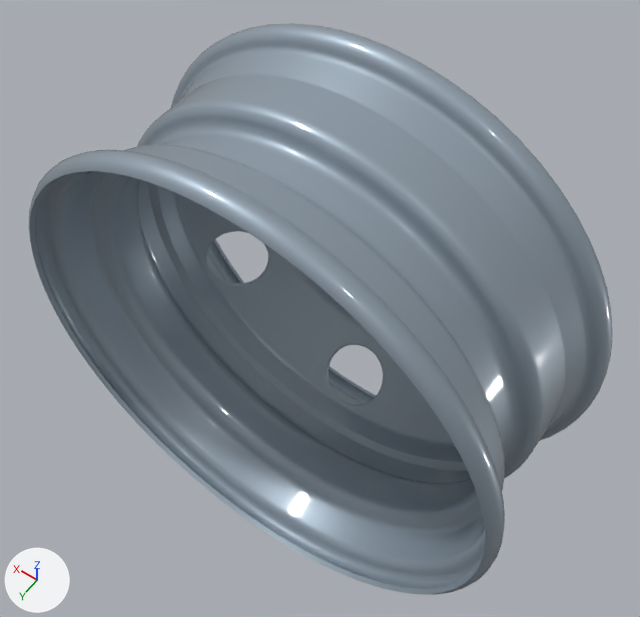
Two versions of the glTF model public/assets/modelo3.glb, one commit apart.
Before and after are seen from a 50 mm camera at (-3.01, 4.17, 6.68) aimed at (0.01, -0.06, 0.04). Lighting does not change. The marker at lower left points along +X, +Y and +Z. The older version comes first. Where no turn or scale is listed for an object, it has been applied to the vertices. Vertices at exactly the same position are counted once.
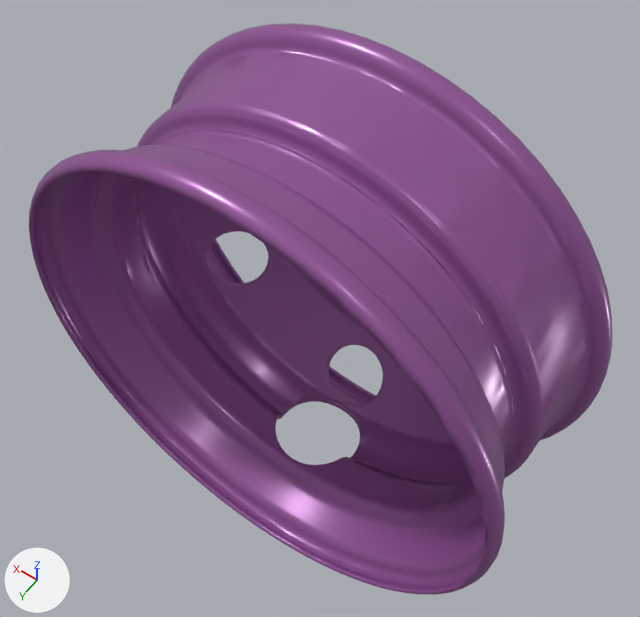
The newer file is also rescaled (x2.069) as a whole; pictures and numbers use the older file's frame.

Boxes (x1, y1, x2, y2) around the edits, measured in the pictures (640 x 617 px; the box of a moved part takes in the faces that stretch with it):
'Mesh_0', recoloured, surface changed, reshaped: (29, 23, 613, 595) in both
part 1 of me_mesh_0, moved or reshaped: (266, 387, 368, 474) in both

Edits to the bpy script that builds the scene:
```text
Change mat_pintura:
    mat_pintura.base_color: (0.301, 0.372, 0.442) -> (0.3, 0.0967, 0.325)  # grey #95a4b1 -> purple #95589a
    mat_pintura.metallic: 0.383 -> 0.212
    mat_pintura.roughness: 0.472 -> 0.314
    mat_pintura.coat_weight: 1.0 -> 0.103
    mat_pintura.coat_roughness: 0.0938 -> 0.137
    add mat_pintura.sheen_weight = 1.0
    add mat_pintura.sheen_roughness = 0.0
Change me_mesh_0:
    used by ob_mesh_0; location = (0.0, 0.0, 0.0)
    remove me_mesh_0.from_pydata(...)  # 19567 vertices, 39175 faces; spans x -2.53..2.53, y -1.22..1.22, z -2.53..2.53
    add me_mesh_0.from_pydata(...)  # 19673 vertices, 39395 faces; spans x -2.53..2.53, y -1.22..1.22, z -2.53..2.53
    me_mesh_0 part 1: 34 vertices moved from x -0.39..0.44, y -0.45..0.29, z -2.31..-2.05 to x -0.48..0.48, y -0.47..0.35, z -2.3..-2.04; 267 vertices removed from x -0.39..0.45, y -0.46..0.46, z -2.32..-2.05; 373 vertices added at x -0.48..0.48, y -0.48..0.48, z -2.34..-2.04
```
